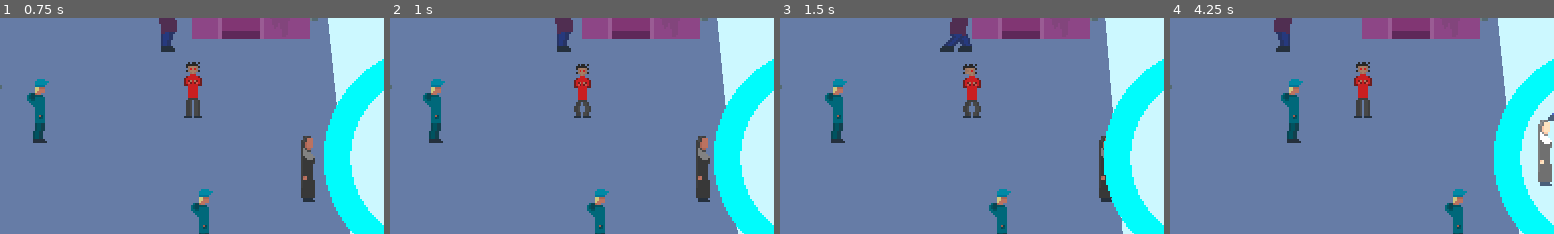
Above: before the commit, frames 1-4 (left to right).
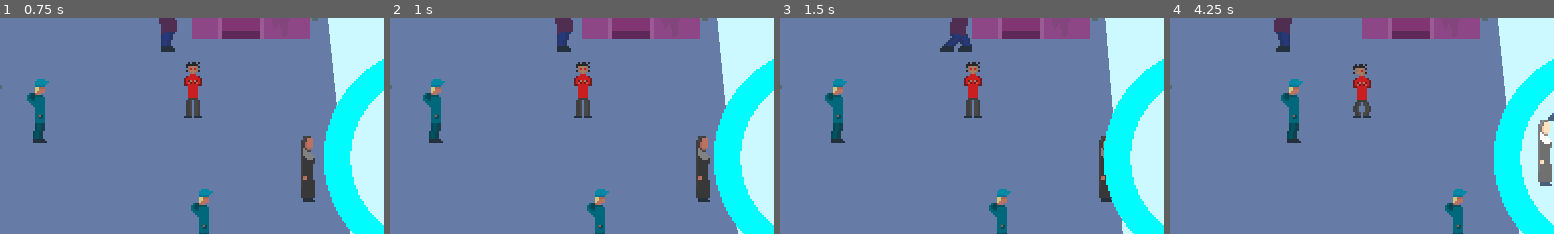
Above: after the commit, the same moments.

Repository: StitchedTeam/werewolf
Game: Godot game, scene res://GameScenes/MainMenu.tscn
Same seed, same stepped clock (60 frames per second), same inputs: the game is played once before the commit and once after it.
Inputs (mouse positions are % of the whole screen's width and height, from its top left):
- Up to frame 1 (0.75 s): click "Play" at 0.5 s
- Up to frame 2 (1 s): no input
- Up to frame 3 (1.5 s): move the mouse to (72, 45) at 1.27 s; press the mouse at (72, 45) at 1.28 s
- Up to frame 4 (4.25 s): move the mouse to (30, 55) at 2.02 s; release the mouse at (30, 55) at 2.03 s; tap X (fire) at 2.1, 3.6 s; move the mouse to (60, 28) at 2.77 s; press the mouse at (60, 28) at 2.78 s; move the mouse to (45, 70) at 3.52 s; release the mouse at (45, 70) at 3.53 s
The pictures show only the part of the screen within x 25-75%, y 36-86%; the shares and areas given below are measured in that part.

Frame 1 is identical in both runs. In frame 2, 0.4% of the frame differs, in the area x 47-53%, y 20-47%; in frame 3, 0.5%; in frame 4, 0.5%.

Commit message:
Started refining animations' speed and visual feedbacks

Diff:
--- a/Werewolf/Characters/Werewolf/Werewolf.gd
+++ b/Werewolf/Characters/Werewolf/Werewolf.gd
@@ -86,6 +86,7 @@
 
 func switch_human():
 	transforming = true
+	moonlight.transforming()
 	$AnimationPlayer.play("Transform")
 	$TransformTimer.start()
 	pass
--- a/Werewolf/Characters/Werewolf/Werewolf.tscn
+++ b/Werewolf/Characters/Werewolf/Werewolf.tscn
@@ -9,13 +9,13 @@
 [sub_resource type="CapsuleShape2D" id=1]
 
 custom_solver_bias = 0.0
-radius = 5.0
-height = 17.0
+radius = 7.0
+height = 24.0
 
 [sub_resource type="Animation" id=2]
 
 resource_name = "AttackDown"
-length = 1.2
+length = 0.4
 loop = false
 step = 0.1
 tracks/0/type = "value"
@@ -25,7 +25,7 @@
 tracks/0/imported = false
 tracks/0/enabled = true
 tracks/0/keys = {
-"times": PoolRealArray( 0, 0.3, 0.6, 0.9 ),
+"times": PoolRealArray( 0, 0.1, 0.2, 0.3 ),
 "transitions": PoolRealArray( 1, 1, 1, 1 ),
 "update": 1,
 "values": [ 30, 31, 32, 34 ]
@@ -46,7 +46,7 @@
 [sub_resource type="Animation" id=3]
 
 resource_name = "AttackLeft"
-length = 1.2
+length = 0.4
 loop = false
 step = 0.1
 tracks/0/type = "value"
@@ -68,7 +68,7 @@
 tracks/1/imported = false
 tracks/1/enabled = true
 tracks/1/keys = {
-"times": PoolRealArray( 0, 0.3, 0.6, 0.9 ),
+"times": PoolRealArray( 0, 0.1, 0.2, 0.3 ),
 "transitions": PoolRealArray( 1, 1, 1, 1 ),
 "update": 1,
 "values": [ 24, 25, 26, 28 ]
@@ -77,7 +77,7 @@
 [sub_resource type="Animation" id=4]
 
 resource_name = "AttackRight"
-length = 1.2
+length = 0.4
 loop = false
 step = 0.1
 tracks/0/type = "value"
@@ -99,7 +99,7 @@
 tracks/1/imported = false
 tracks/1/enabled = true
 tracks/1/keys = {
-"times": PoolRealArray( 0, 0.3, 0.6, 0.9 ),
+"times": PoolRealArray( 0, 0.1, 0.2, 0.3 ),
 "transitions": PoolRealArray( 1, 1, 1, 1 ),
 "update": 1,
 "values": [ 24, 25, 26, 28 ]
@@ -108,7 +108,7 @@
 [sub_resource type="Animation" id=5]
 
 resource_name = "AttackUp"
-length = 1.2
+length = 0.4
 loop = false
 step = 0.1
 tracks/0/type = "value"
@@ -118,7 +118,7 @@
 tracks/0/imported = false
 tracks/0/enabled = true
 tracks/0/keys = {
-"times": PoolRealArray( 0, 0.3, 0.6, 0.9 ),
+"times": PoolRealArray( 0, 0.1, 0.2, 0.3 ),
 "transitions": PoolRealArray( 1, 1, 1, 1 ),
 "update": 1,
 "values": [ 36, 37, 38, 40 ]
@@ -138,7 +138,7 @@
 
 [sub_resource type="Animation" id=6]
 
-length = 1.2
+length = 0.8
 loop = true
 step = 0.1
 tracks/0/type = "value"
@@ -148,7 +148,7 @@
 tracks/0/imported = false
 tracks/0/enabled = true
 tracks/0/keys = {
-"times": PoolRealArray( 0, 0.3, 0.6, 0.9 ),
+"times": PoolRealArray( 0, 0.2, 0.4, 0.6 ),
 "transitions": PoolRealArray( 1, 1, 1, 1 ),
 "update": 1,
 "values": [ 55, 56, 57, 56 ]
@@ -216,7 +216,7 @@
 
 [sub_resource type="Animation" id=7]
 
-length = 1.2
+length = 4.0
 loop = true
 step = 0.1
 tracks/0/type = "value"
@@ -226,7 +226,7 @@
 tracks/0/imported = false
 tracks/0/enabled = true
 tracks/0/keys = {
-"times": PoolRealArray( 0, 0.3, 0.6, 0.9 ),
+"times": PoolRealArray( 0, 1, 2, 3 ),
 "transitions": PoolRealArray( 1, 1, 1, 1 ),
 "update": 1,
 "values": [ 42, 43, 44, 45 ]
@@ -306,7 +306,7 @@
 
 [sub_resource type="Animation" id=8]
 
-length = 1.2
+length = 0.8
 loop = true
 step = 0.1
 tracks/0/type = "value"
@@ -316,7 +316,7 @@
 tracks/0/imported = false
 tracks/0/enabled = true
 tracks/0/keys = {
-"times": PoolRealArray( 0, 0.3, 0.6, 0.9 ),
+"times": PoolRealArray( 0, 0.2, 0.4, 0.6 ),
 "transitions": PoolRealArray( 1, 1, 1, 1 ),
 "update": 1,
 "values": [ 48, 49, 50, 51 ]
@@ -384,7 +384,7 @@
 
 [sub_resource type="Animation" id=9]
 
-length = 1.2
+length = 0.8
 loop = true
 step = 0.1
 tracks/0/type = "value"
@@ -394,7 +394,7 @@
 tracks/0/imported = false
 tracks/0/enabled = true
 tracks/0/keys = {
-"times": PoolRealArray( 0, 0.3, 0.6, 0.9 ),
+"times": PoolRealArray( 0, 0.2, 0.4, 0.6 ),
 "transitions": PoolRealArray( 1, 1, 1, 1 ),
 "update": 1,
 "values": [ 48, 49, 50, 51 ]
@@ -462,7 +462,7 @@
 
 [sub_resource type="Animation" id=10]
 
-length = 1.2
+length = 0.8
 loop = true
 step = 0.1
 tracks/0/type = "value"
@@ -472,7 +472,7 @@
 tracks/0/imported = false
 tracks/0/enabled = true
 tracks/0/keys = {
-"times": PoolRealArray( 0, 0.3, 0.6, 0.9 ),
+"times": PoolRealArray( 0, 0.2, 0.4, 0.6 ),
 "transitions": PoolRealArray( 1, 1, 1, 1 ),
 "update": 1,
 "values": [ 60, 61, 62, 63 ]
@@ -589,7 +589,7 @@
 
 [sub_resource type="Animation" id=13]
 
-length = 1.2
+length = 0.8
 loop = true
 step = 0.1
 tracks/0/type = "value"
@@ -611,7 +611,7 @@
 tracks/1/imported = false
 tracks/1/enabled = true
 tracks/1/keys = {
-"times": PoolRealArray( 0, 0.3, 0.6, 0.9 ),
+"times": PoolRealArray( 0, 0.2, 0.4, 0.6 ),
 "transitions": PoolRealArray( 1, 1, 1, 1 ),
 "update": 1,
 "values": [ 12, 13, 14, 15 ]
@@ -679,7 +679,7 @@
 
 [sub_resource type="Animation" id=14]
 
-length = 1.2
+length = 4.0
 loop = true
 step = 0.1
 tracks/0/type = "value"
@@ -701,7 +701,7 @@
 tracks/1/imported = false
 tracks/1/enabled = true
 tracks/1/keys = {
-"times": PoolRealArray( 0, 0.3, 0.6, 0.9 ),
+"times": PoolRealArray( 0, 1, 2, 3 ),
 "transitions": PoolRealArray( 1, 1, 1, 1 ),
 "update": 1,
 "values": [ 0, 1, 2, 3 ]
@@ -757,7 +757,7 @@
 
 [sub_resource type="Animation" id=15]
 
-length = 1.2
+length = 0.8
 loop = true
 step = 0.1
 tracks/0/type = "value"
@@ -815,7 +815,7 @@
 tracks/4/imported = false
 tracks/4/enabled = true
 tracks/4/keys = {
-"times": PoolRealArray( 0, 0.3, 0.6, 0.9 ),
+"times": PoolRealArray( 0, 0.2, 0.4, 0.6 ),
 "transitions": PoolRealArray( 1, 1, 1, 1 ),
 "update": 1,
 "values": [ 6, 7, 8, 9 ]
@@ -859,7 +859,7 @@
 
 [sub_resource type="Animation" id=16]
 
-length = 1.2
+length = 0.8
 loop = true
 step = 0.1
 tracks/0/type = "value"
@@ -917,7 +917,7 @@
 tracks/4/imported = false
 tracks/4/enabled = true
 tracks/4/keys = {
-"times": PoolRealArray( 0, 0.3, 0.6, 0.9 ),
+"times": PoolRealArray( 0, 0.2, 0.4, 0.6 ),
 "transitions": PoolRealArray( 1, 1, 1, 1 ),
 "update": 1,
 "values": [ 6, 7, 8, 9 ]
@@ -961,7 +961,7 @@
 
 [sub_resource type="Animation" id=17]
 
-length = 1.2
+length = 0.8
 loop = true
 step = 0.1
 tracks/0/type = "value"
@@ -983,7 +983,7 @@
 tracks/1/imported = false
 tracks/1/enabled = true
 tracks/1/keys = {
-"times": PoolRealArray( 0, 0.3, 0.6, 0.9 ),
+"times": PoolRealArray( 0, 0.2, 0.4, 0.6 ),
 "transitions": PoolRealArray( 1, 1, 1, 1 ),
 "update": 1,
 "values": [ 18, 19, 20, 21 ]
@@ -1062,12 +1062,13 @@
 
 [node name="HumanSpritesheet" type="Sprite" parent="."]
 texture = ExtResource( 2 )
+flip_h = true
 vframes = 11
 hframes = 6
-frame = 30
+frame = 8
 
 [node name="HumanCollider" type="CollisionShape2D" parent="."]
-position = Vector2( -1, 6 )
+position = Vector2( 0, 3 )
 shape = SubResource( 1 )
 
 [node name="AnimationPlayer" type="AnimationPlayer" parent="."]
@@ -1126,6 +1127,7 @@
 z_index = 1
 
 [node name="HUD" type="Control" parent="Camera2D/UI"]
+editor/display_folded = true
 visible = false
 anchor_left = 0.0
 anchor_top = 0.0
@@ -1179,13 +1181,13 @@
 
 [node name="TransformTimer" type="Timer" parent="."]
 process_mode = 1
-wait_time = 1.8
+wait_time = 0.8
 one_shot = true
 autostart = false
 
 [node name="AttackTimer" type="Timer" parent="."]
 process_mode = 1
-wait_time = 1.2
+wait_time = 0.4
 one_shot = true
 autostart = false
 
@@ -1196,8 +1198,7 @@
 autostart = false
 
 [node name="RayCast2D" type="RayCast2D" parent="."]
-position = Vector2( 0, -4 )
-enabled = false
+enabled = true
 exclude_parent = true
-cast_to = Vector2( 0, -20 )
+cast_to = Vector2( -20, 0 )
 collision_mask = 2
--- a/Werewolf/GameScenes/MainMenu.tscn
+++ b/Werewolf/GameScenes/MainMenu.tscn
@@ -35,6 +35,7 @@
 autostart = false
 
 [node name="Panel" type="Panel" parent="."]
+editor/display_folded = true
 anchor_left = 0.0
 anchor_top = 0.0
 anchor_right = 0.0
--- a/Werewolf/Props/Moonlight.gd
+++ b/Werewolf/Props/Moonlight.gd
@@ -114,3 +114,7 @@
 			return true
 		else: return false
 	pass
+
+func transforming():
+	$AnimationPlayer.play("Transform")
+	pass
--- a/Werewolf/Props/Moonlight.tscn
+++ b/Werewolf/Props/Moonlight.tscn
@@ -1,8 +1,27 @@
-[gd_scene load_steps=4 format=2]
+[gd_scene load_steps=5 format=2]
 
 [ext_resource path="res://Props/Moonlight.gd" type="Script" id=1]
 [ext_resource path="res://Assets/Sprites/Placeholder/bg.png" type="Texture" id=2]
 [ext_resource path="res://Assets/Sprites/Placeholder/white_large.png" type="Texture" id=3]
+
+[sub_resource type="Animation" id=1]
+
+resource_name = "Transform"
+length = 0.8
+loop = false
+step = 0.1
+tracks/0/type = "value"
+tracks/0/path = NodePath("Light2D:energy")
+tracks/0/interp = 1
+tracks/0/loop_wrap = true
+tracks/0/imported = false
+tracks/0/enabled = true
+tracks/0/keys = {
+"times": PoolRealArray( 0, 0.1, 0.2, 0.3, 0.4, 0.5, 0.6, 0.7, 0.8 ),
+"transitions": PoolRealArray( 1, 1, 1, 1, 1, 1, 1, 1, 1 ),
+"update": 0,
+"values": [ 0.01, 0.4, 0.9, 0.2, 0.7, 1.0, 0.4, 0.3, 1.0 ]
+}
 
 [node name="Moonlight" type="Node2D"]
 script = ExtResource( 1 )
@@ -353,3 +372,12 @@
 exclude_parent = true
 cast_to = Vector2( -768, 512 )
 collision_mask = 1
+
+[node name="AnimationPlayer" type="AnimationPlayer" parent="."]
+root_node = NodePath("..")
+autoplay = ""
+playback_process_mode = 1
+playback_default_blend_time = 0.0
+playback_speed = 1.0
+anims/Transform = SubResource( 1 )
+blend_times = [  ]
Binary file added: Werewolf/Assets/Sprites/Placeholder/UI/LifeBar.png
Not shown, added: Werewolf/Assets/Sprites/Placeholder/UI/LifeBar.png.import
